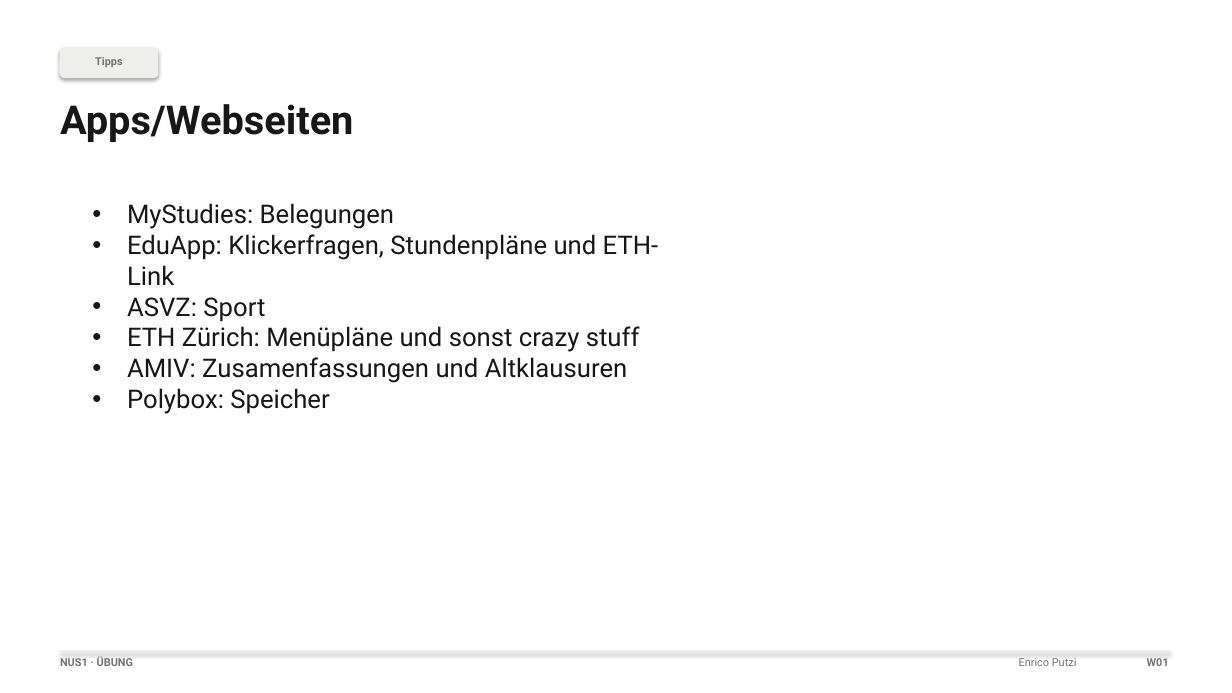
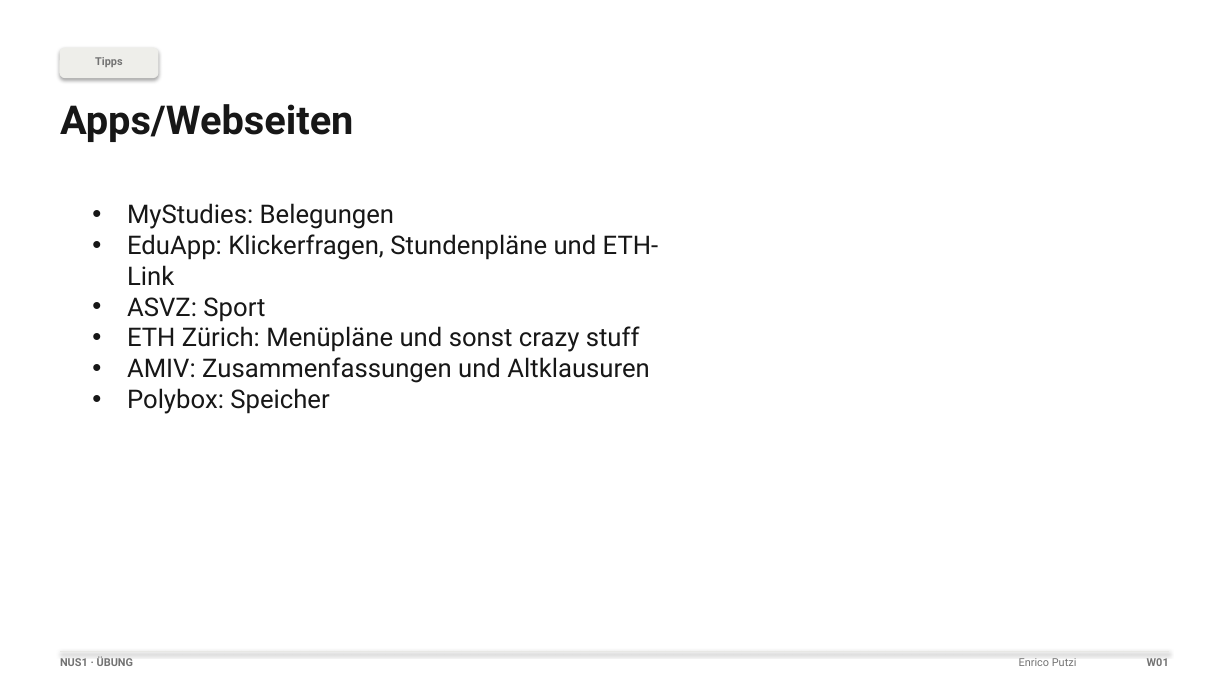
Before and after one commit to eputzi/eputzi.github.io, a slide deck: slide 7 of courses/nus1/files/tips/Organisatorisches.pptx. Drawn at 1232x693 pixels with LibreOffice and Linux fonts; fonts in the diff are those of the drawing. Boxes give left, top, right and bottom in pixels: in the first picture for what was removed or moved away, otherwise in the second. Text is boxed around its words. In the diff, an @@ line names an element or a change of style, - is before the commit and + after.

```diff
--- a/courses/nus1/files/tips/Organisatorisches.pptx
+++ b/courses/nus1/files/tips/Organisatorisches.pptx
@@ text at [127, 357, 650, 383]: text changed @@
-• AMIV: Zusamenfassungen und Altklausuren
+• AMIV: Zusammenfassungen und Altklausuren
```
Also in this commit, not shown: 1 other slide changed, 2 other files.
